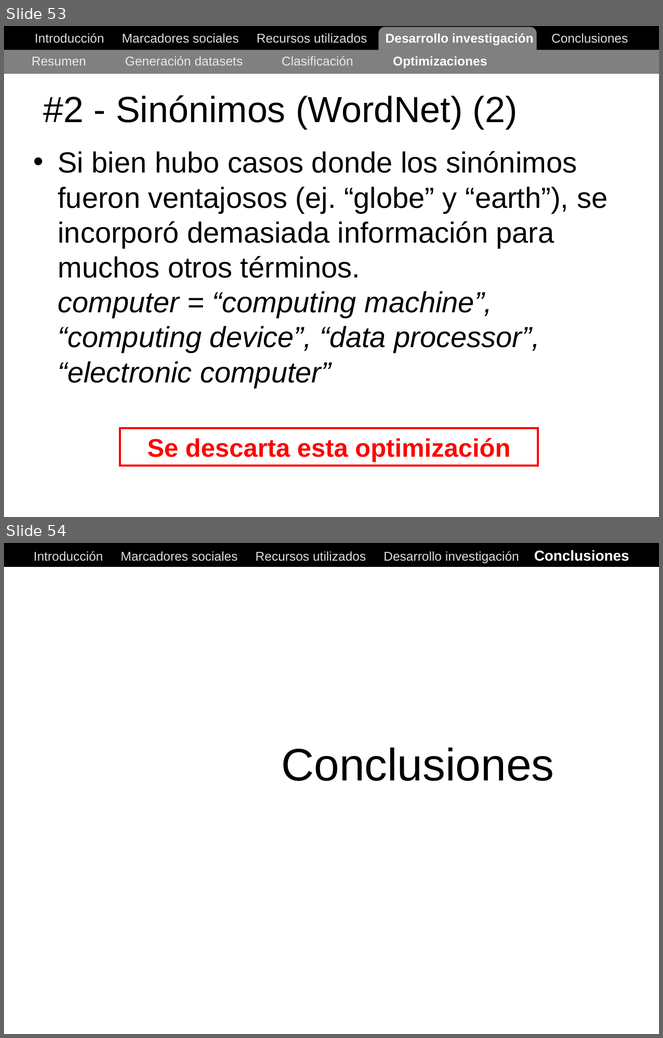
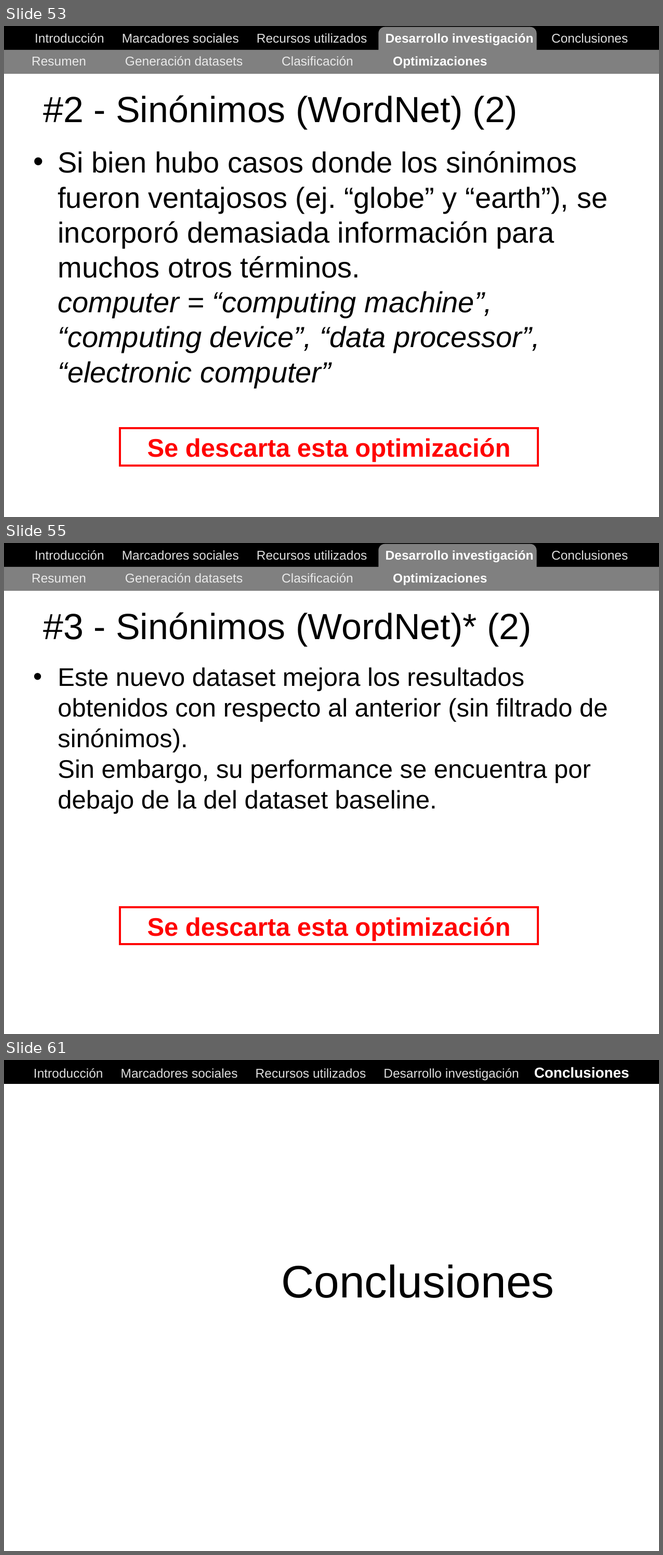
Before and after one commit to ak907kenai/nicotournetesis, a slide deck: docs_trunk/Nicolás Tourné - Presentación Tesis (v1).ppt. Shown one above the other, each under a label of ours: slides 53 and 54 before the commit, slides 53, 55 and 61 after it; the slides between them are not shown. The pictures are 663x1038 and 663x1555 pixels, drawn with LibreOffice and Linux fonts; fonts in the diff are those of the drawing. Boxes give left, top, right and bottom in pixels: in the first picture for what was removed or moved away, otherwise in the second. Text is boxed around its words. In the diff, an @@ line names an element or a change of style, - is before the commit and + after.

```diff
--- a/docs_trunk/Nicolás Tourné - Presentación Tesis (v1).ppt
+++ b/docs_trunk/Nicolás Tourné - Presentación Tesis (v1).ppt
@@ slide 55 added at [4, 543, 659, 1034], background #FFFFFF @@
@@ rectangle added at [4, 543, 659, 566], fill #000000, outline #000000 0.74 pt @@
@@ text added at [35, 550, 628, 562], 14 pt, text #DDDDDD @@
+Introducción Marcadores sociales Recursos utilizados Desarrollo investigación Conclusiones
@@ rounded rectangle added at [379, 544, 536, 583], fill #808080 @@
@@ rectangle added at [4, 566, 659, 590], fill #808080 @@
@@ text added at [32, 573, 487, 585], 14 pt, text #EAEAEA @@
+Resumen Generación datasets Clasificación Optimizaciones
@@ title added at [43, 612, 532, 646], 40 pt, text #000000 @@
+#3 - Sinónimos (WordNet)* (2)
@@ text added at [58, 667, 608, 814], 28 pt, text #000000 @@
+• Este nuevo dataset mejora los resultados obtenidos con respecto al anterior (sin filtrado de sinónimos).
+  Sin embargo, su performance se encuentra por debajo de la del dataset baseline.
@@ rectangle added at [120, 908, 538, 944], outline #FF0000 2.24 pt, 28 pt, text #FF0000, bold @@
+Se descarta esta optimización
@@ what was slide 54 is now slide 61 @@
```
Also in this commit, not shown: 6 other slides added.
